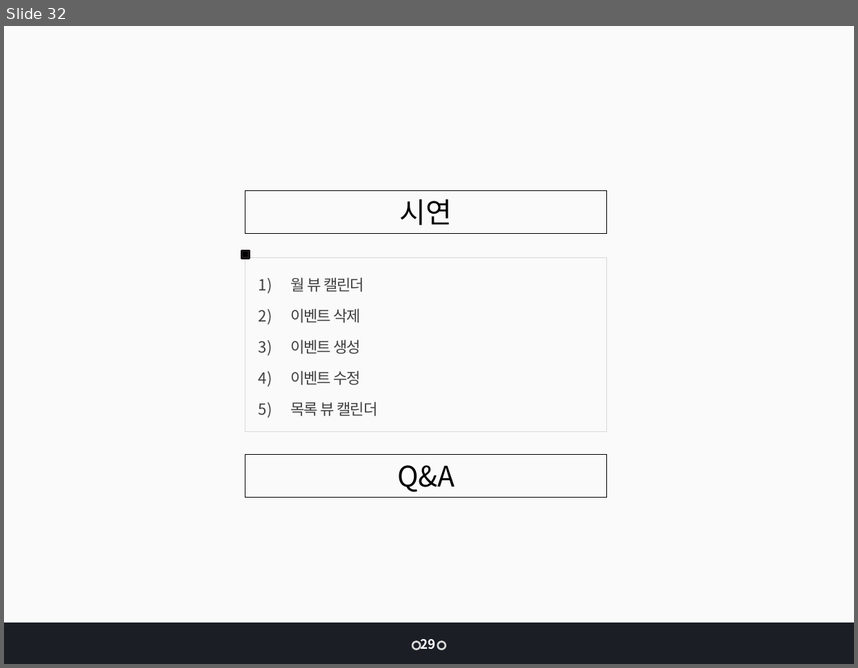
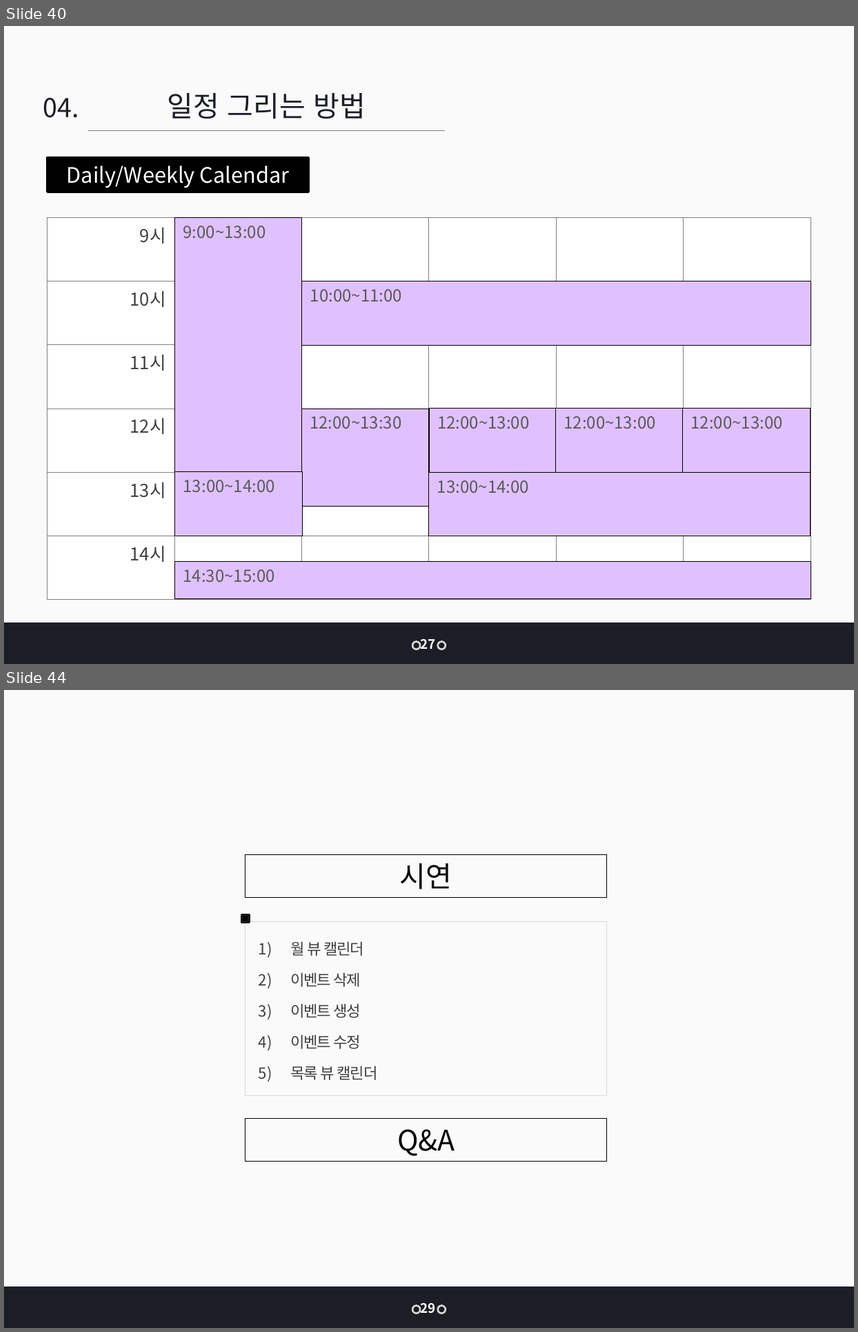
Before and after one commit to jangys/calendarProjectDocument, a slide deck: 인턴 최종 발표_장연수.pptx. Shown one above the other, each under a label of ours: slide 32 before the commit, slides 40 and 44 after it; the slides between them are not shown. The pictures are 858x668 and 858x1332 pixels, drawn with LibreOffice and Linux fonts; fonts in the diff are those of the drawing. Boxes give left, top, right and bottom in pixels: in the first picture for what was removed or moved away, otherwise in the second. Text is boxed around its words. In the diff, an @@ line names an element or a change of style, - is before the commit and + after.

```diff
--- a/인턴 최종 발표_장연수.pptx
+++ b/인턴 최종 발표_장연수.pptx
@@ slide 40 added at (4,26,854,664), background #FFFFFF; not listed: 2 template elements that a slide beside it also shows @@
@@ text added at (43,98,79,118), 22 pt, text #1B1E25 @@
+04.
@@ text added at (168,93,366,119), 24 pt, text #1B1E25 @@
+일정 그리는 방법
@@ line added from (88, 131) to (445, 131), #808080 0.75 pt @@
@@ rectangle added at (47,158,308,192), fill #000000, outline #000000 2 pt, 18 pt, text #FFFFFF @@
+Daily/Weekly Calendar
@@ table added at (47,217,813,599), 6 rows, 6 columns @@
+9시 |  |  |  |  | 
+10시 |  |  |  |  | 
+11시 |  |  |  |  | 
+12시 |  |  |  |  | 
+13시 |  |  |  |  | 
+14시 |  |  |  |  | 
@@ rectangle added at (175,217,302,472), fill #E0C1FF, outline #000000 0.25 pt, 14 pt, text #595959 @@
+9:00~13:00
@@ rectangle added at (301,281,810,345), fill #E0C1FF, outline #000000 0.25 pt, 14 pt, text #595959 @@
+10:00~11:00
@@ rectangle added at (301,408,429,506), fill #E0C1FF, outline #000000 0.25 pt, 14 pt, text #595959 @@
+12:00~13:30
@@ rectangle added at (429,408,556,472), fill #E0C1FF, outline #000000 0.25 pt, 14 pt, text #595959 @@
+12:00~13:00
@@ rectangle added at (556,408,683,472), fill #E0C1FF, outline #000000 0.25 pt, 14 pt, text #595959 @@
+12:00~13:00
@@ rectangle added at (682,408,810,472), fill #E0C1FF, outline #000000 0.25 pt, 14 pt, text #595959 @@
+12:00~13:00
@@ rectangle added at (175,472,302,535), fill #E0C1FF, outline #000000 0.25 pt, 14 pt, text #595959 @@
+13:00~14:00
@@ rectangle added at (429,472,810,535), fill #E0C1FF, outline #000000 0.25 pt, 14 pt, text #595959 @@
+13:00~14:00
@@ rectangle added at (175,561,811,598), fill #E0C1FF, outline #000000 0.25 pt, 14 pt, text #595959 @@
+14:30~15:00
@@ ellipse added at (413,641,421,649), fill #1B1E25, outline #D8DBD7 1.5 pt @@
@@ text added at (420,639,435,648), 11 pt, text #FFFFFF, bold @@
+27
@@ ellipse added at (437,641,445,649), fill #1B1E25, outline #D8DBD7 1.5 pt @@
@@ what was slide 32 is now slide 44 @@
```
Also in this commit, not shown: 13 slides changed, 18 other slides added, 7 slides removed, 4 other files.
